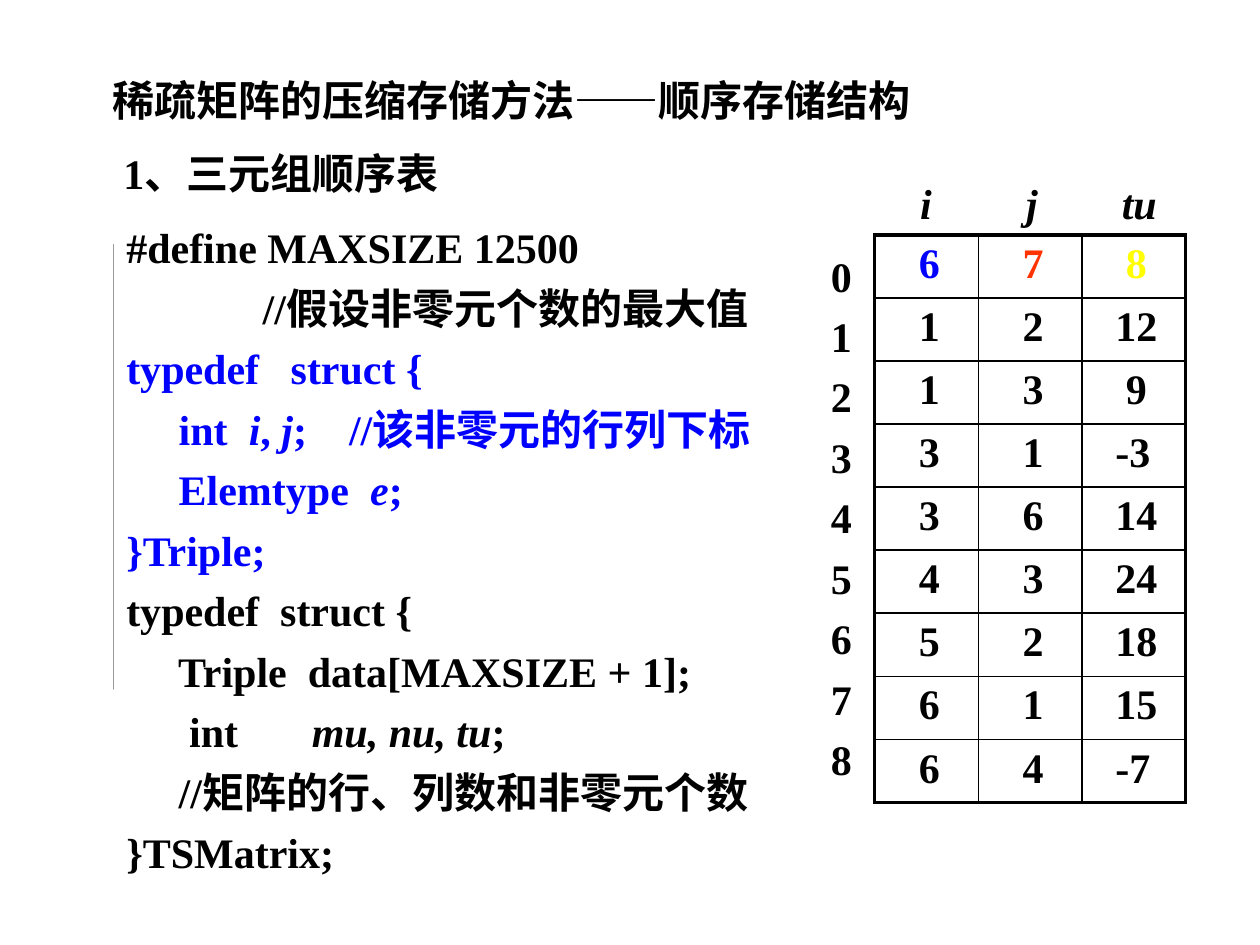
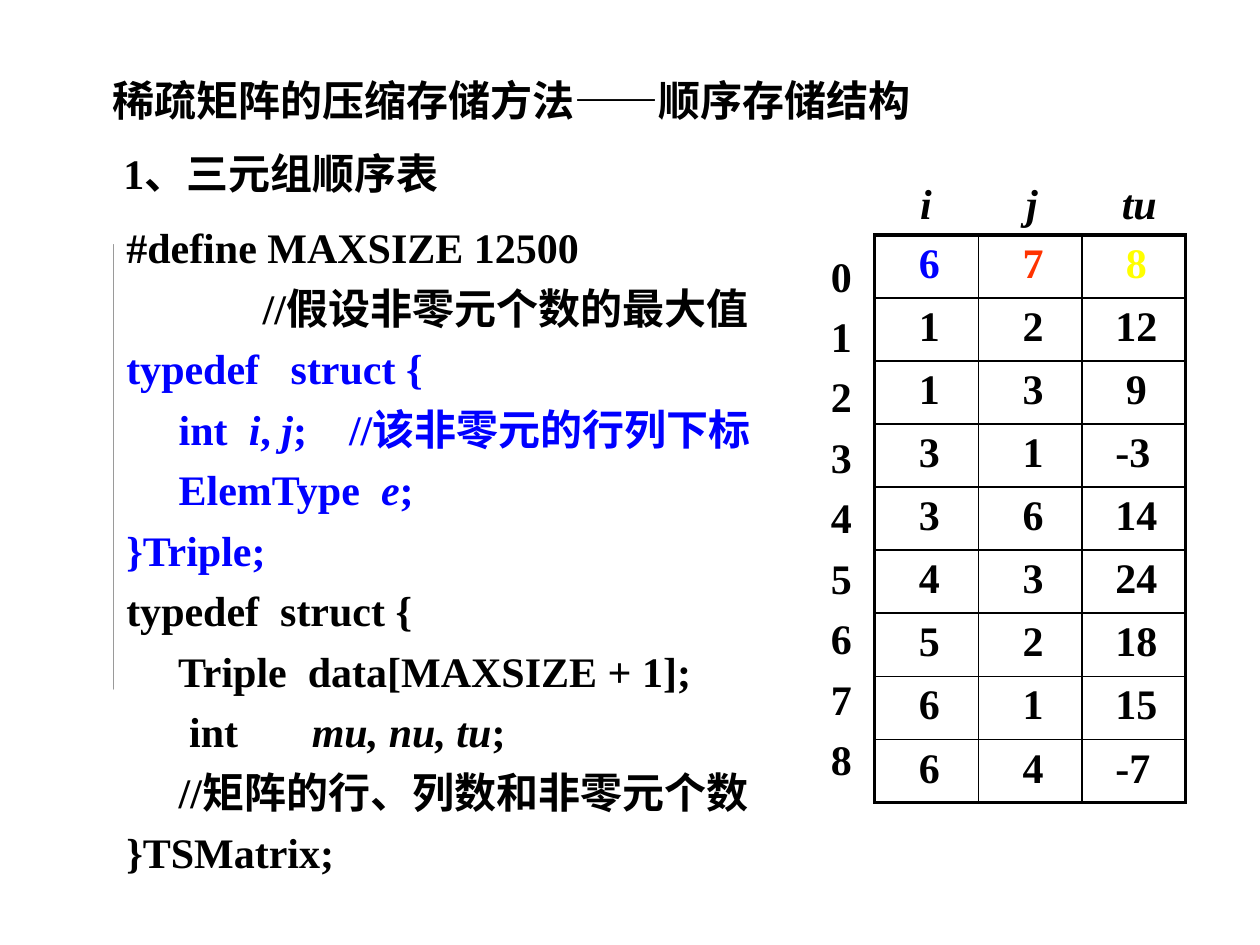
Before and after one commit to Gempittance/Data_Structur_Build, a slide deck: slide 30 of 数据结构PPT/ds5.pptx. Drawn at 1260x945 pixels with LibreOffice and Linux fonts; fonts in the diff are those of the drawing; grey boxes stand for pictures; background and template pictures are left out. Boxes give left, top, right and bottom in pixels: in the first picture for what was removed or moved away, otherwise in the second. Text is boxed around its words. In the diff, an @@ line names an element or a change of style, - is before the commit and + after.

```diff
--- a/数据结构PPT/ds5.pptx
+++ b/数据结构PPT/ds5.pptx
@@ text at box(179, 476, 414, 514): text changed @@
-Elemtype e;
+ElemType e;
```
Also in this commit, not shown: 3 other slides changed.
